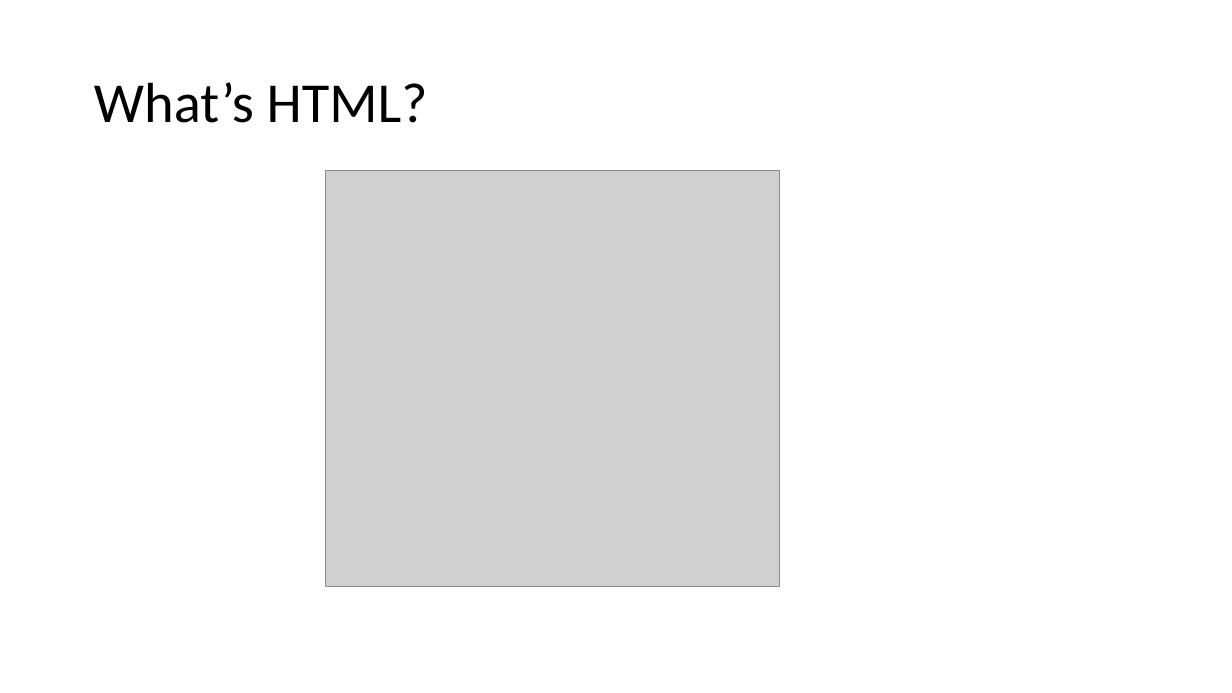
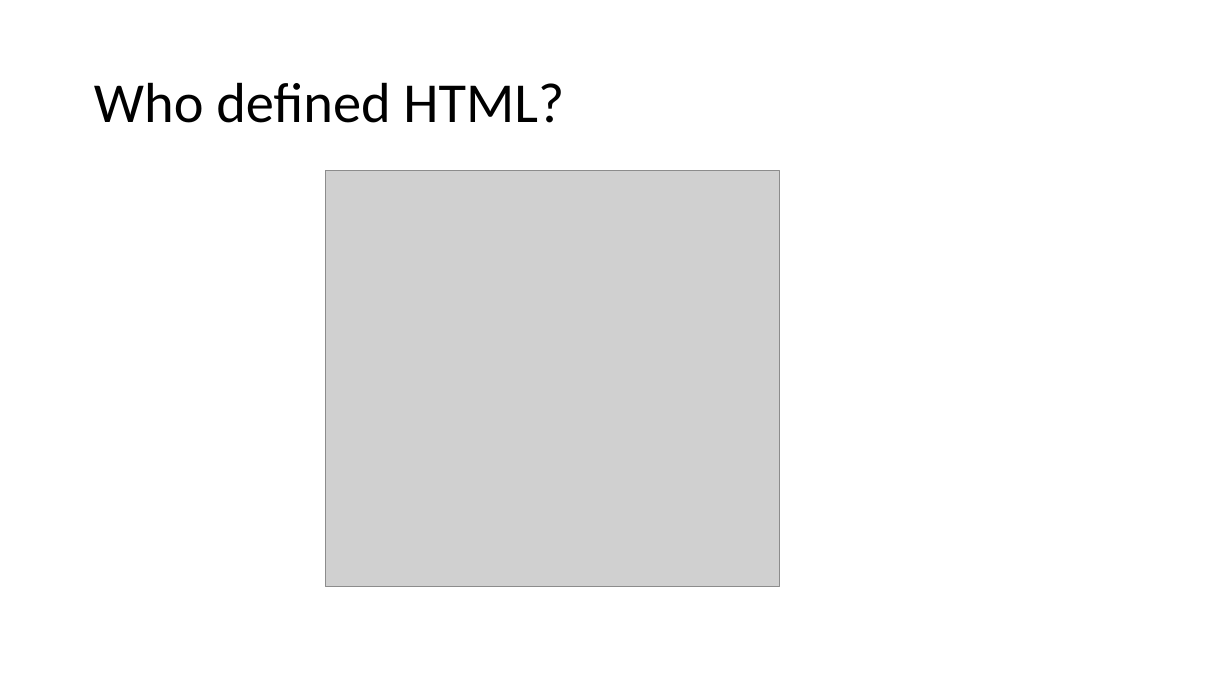
Before and after one commit to maowmaow/html-lab, a slide deck: slide 5 of HTML5.pptx (slide 4 before the commit). Drawn at 1232x693 pixels with LibreOffice and Linux fonts; fonts in the diff are those of the drawing; grey boxes stand for pictures. Boxes give left, top, right and bottom in pixels: in the first picture for what was removed or moved away, otherwise in the second. Text is boxed around its words. In the diff, an @@ line names an element or a change of style, - is before the commit and + after.

```diff
--- a/HTML5.pptx
+++ b/HTML5.pptx
@@ title at box(94, 82, 564, 123): text changed @@
-What’s HTML?
+Who defined HTML?
```
Also in this commit, not shown: 1 slide added, 2 other files.
